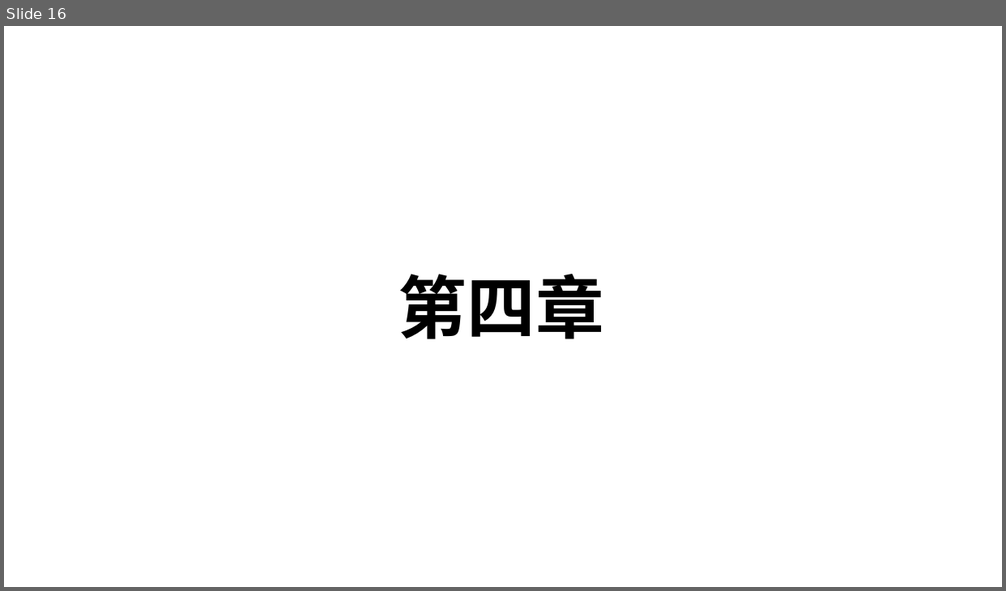
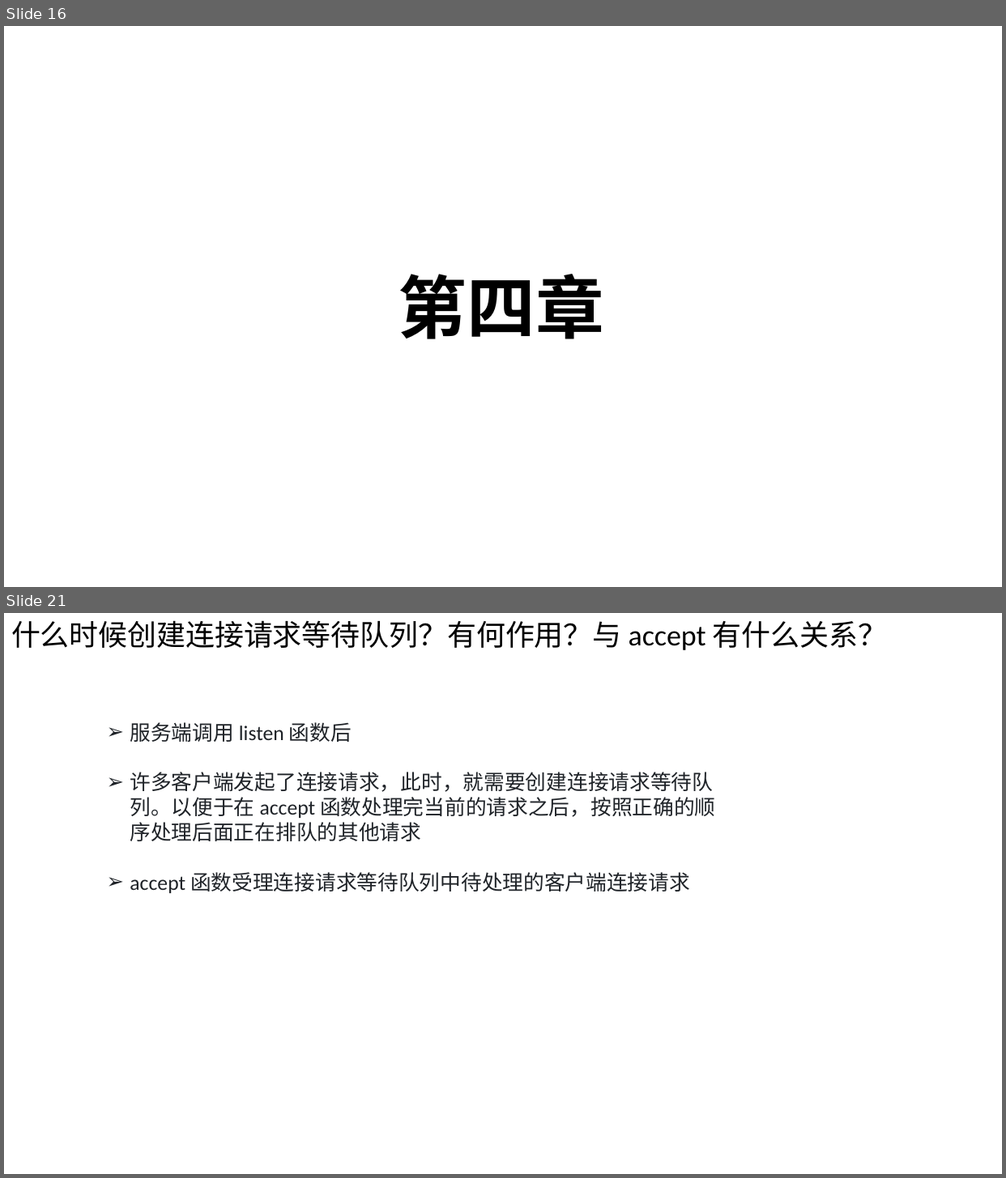
Before and after one commit to Chao200/TCP-IP-Network-Programming, a slide deck: TCP:IP 网络编程.pptx. Shown one above the other, each under a label of ours: slide 16 before the commit, slides 16 and 21 after it; the slides between them are not shown. The pictures are 1006x591 and 1006x1178 pixels, drawn with LibreOffice and Linux fonts; fonts in the diff are those of the drawing. Boxes give left, top, right and bottom in pixels: in the first picture for what was removed or moved away, otherwise in the second. Text is boxed around its words. In the diff, an @@ line names an element or a change of style, - is before the commit and + after.

```diff
--- a/TCP:IP 网络编程.pptx
+++ b/TCP:IP 网络编程.pptx
@@ slide 21 added at <box>4,613,1002,1174</box>, background #FFFFFF @@
@@ text added at <box>11,620,887,650</box>, 28 pt, text #000000 @@
+什么时候创建连接请求等待队列？有何作用？与 accept 有什么关系？
@@ text added at <box>130,722,715,893</box>, 20 pt, text #1F2328 @@
+➢ 服务端调用 listen 函数后
+➢ 许多客户端发起了连接请求，此时，就需要创建连接请求等待队列。以便于在 accept 函数处理完当前的请求之后，按照正确的顺序处理后面正在排队的其他请求
+➢ accept 函数受理连接请求等待队列中待处理的客户端连接请求
```
Also in this commit, not shown: 15 other slides added.
